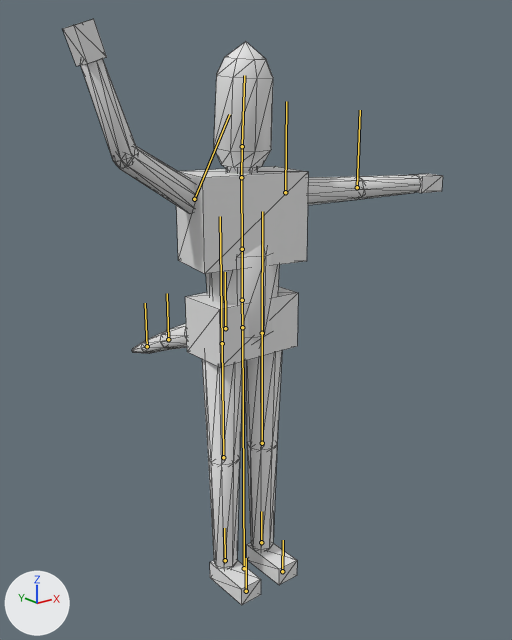
One commit to the glTF model examples/animation-composition/models/Hero.glb: the scene before it, then after it.
One viewpoint serves both versions: a 50 mm camera at (-1.45, -1.89, 1.77) aimed at (0.22, 0.2, 0.94). The lights are fixed; the arrows at lower left show +X, +Y and +Z. The older version comes first. Both versions are drawn at frame 7 of the action 'Wave'; the numbers are the values there. The bones that change, and the others that lie on the model, are drawn over the model as lines. Mesh edges are drawn as thin lines.

Objects in the first picture: 'Body'.
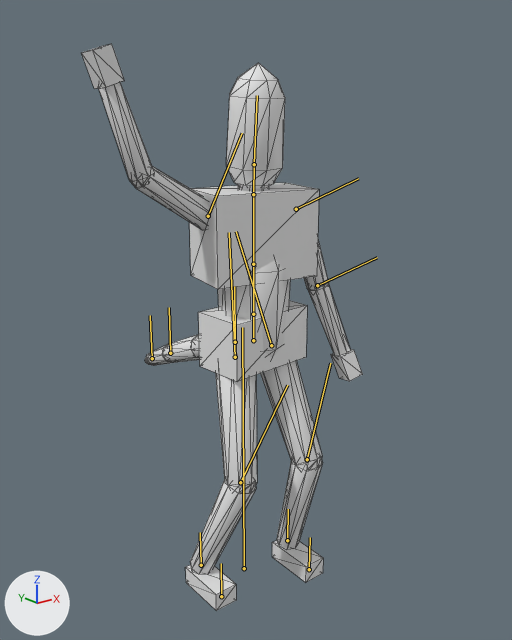
What differs and where, as boxes [x1, y1, x2, y2] in the pictures (512 x 640 px):
'Body', posed (26% narrower): before [63, 19, 443, 605]; after [81, 44, 363, 611]
bone 'Hips', root to tip: before (242, 327) to (242, 300); after (253, 340) to (253, 314)
bone 'Spine', root to tip: before (242, 300) to (242, 249); after (253, 314) to (253, 264)
bone 'Spine1', root to tip: before (242, 249) to (241, 177); after (253, 264) to (253, 194)
bone 'LeftArm', root to tip: before (285, 192) to (286, 101); after (296, 209) to (358, 178)
bone 'LeftForeArm', root to tip: before (357, 187) to (360, 110); after (317, 285) to (377, 257)
bone 'LeftUpLeg', root to tip: before (262, 333) to (262, 211); after (271, 345) to (236, 231)
bone 'LeftLeg', root to tip: before (262, 443) to (262, 333); after (307, 459) to (330, 363)
bone 'LeftFoot', root to tip: before (261, 542) to (261, 511); after (287, 540) to (288, 509)
bone 'RightUpLeg', root to tip: before (222, 343) to (220, 216); after (235, 357) to (229, 232)
bone 'RightLeg', root to tip: before (223, 457) to (222, 343); after (240, 482) to (287, 385)
bone 'RightFoot', root to tip: before (225, 560) to (224, 528); after (201, 565) to (200, 532)
bone 'Tail3', root to tip: before (168, 339) to (167, 293); after (170, 353) to (169, 307)
bone 'Tail4', root to tip: before (147, 346) to (145, 303); after (152, 358) to (150, 315)

What the commit changed:
Bone 'Hips' (bone_hips) moves from (0.0, 0.0, 0.0) to (0.05, -0.06, 0.0).
Bone 'Hips' (bone_hips) turns from (0, 0, 0) to (0, 5, 0) degrees about its own x, y and z.
Bone 'Spine' (bone_spine) turns from (0, 0, 0) to (0, -3, 0) degrees about its own x, y and z.
Bone 'Spine1' (bone_spine1) turns from (0, -10, 0) to (0, -12, 0) degrees about its own x, y and z.
Bone 'LeftArm' (bone_leftarm) turns from (0, 0, 0) to (-6, -2, -73) degrees about its own x, y and z.
Bone 'LeftForeArm' (bone_leftforearm) turns from (0, 0, 0) to (8, -11, -2) degrees about its own x, y and z.
Bone 'LeftUpLeg' (bone_leftupleg) turns from (0, 0, 0) to (-25, -4, 3) degrees about its own x, y and z.
Bone 'LeftLeg' (bone_leftleg) turns from (0, 0, 0) to (41, -1, 0) degrees about its own x, y and z.
Bone 'LeftFoot' (bone_leftfoot) turns from (0, 0, 0) to (-17, 0, -3) degrees about its own x, y and z.
Bone 'RightUpLeg' (bone_rightupleg) turns from (0, 0, 0) to (-15, -6, -9) degrees about its own x, y and z.
Bone 'RightLeg' (bone_rightleg) turns from (0, 0, 0) to (38, 3, 1) degrees about its own x, y and z.
Bone 'RightFoot' (bone_rightfoot) turns from (0, 0, 0) to (-22, 2, 9) degrees about its own x, y and z.
Bone 'Tail3' (bone_tail3) turns from (0, 0, 0) to (0, -9, 0) degrees about its own x, y and z.
Bone 'Tail4' (bone_tail4) turns from (0, 0, 0) to (0, -14, 0) degrees about its own x, y and z.
